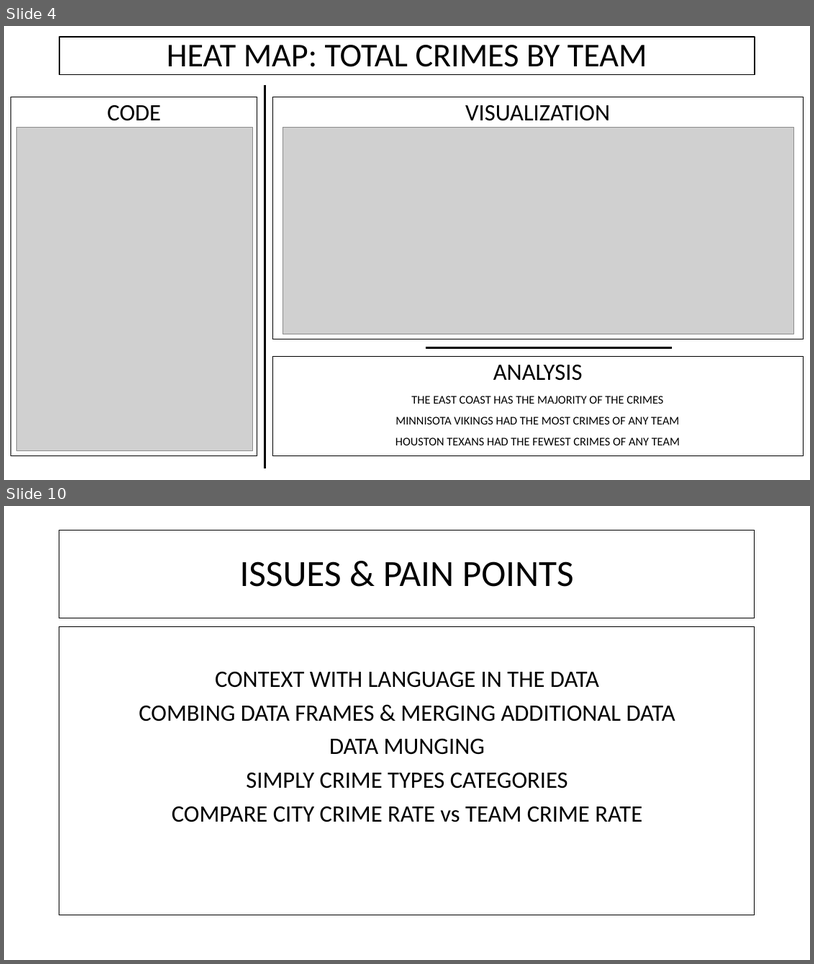
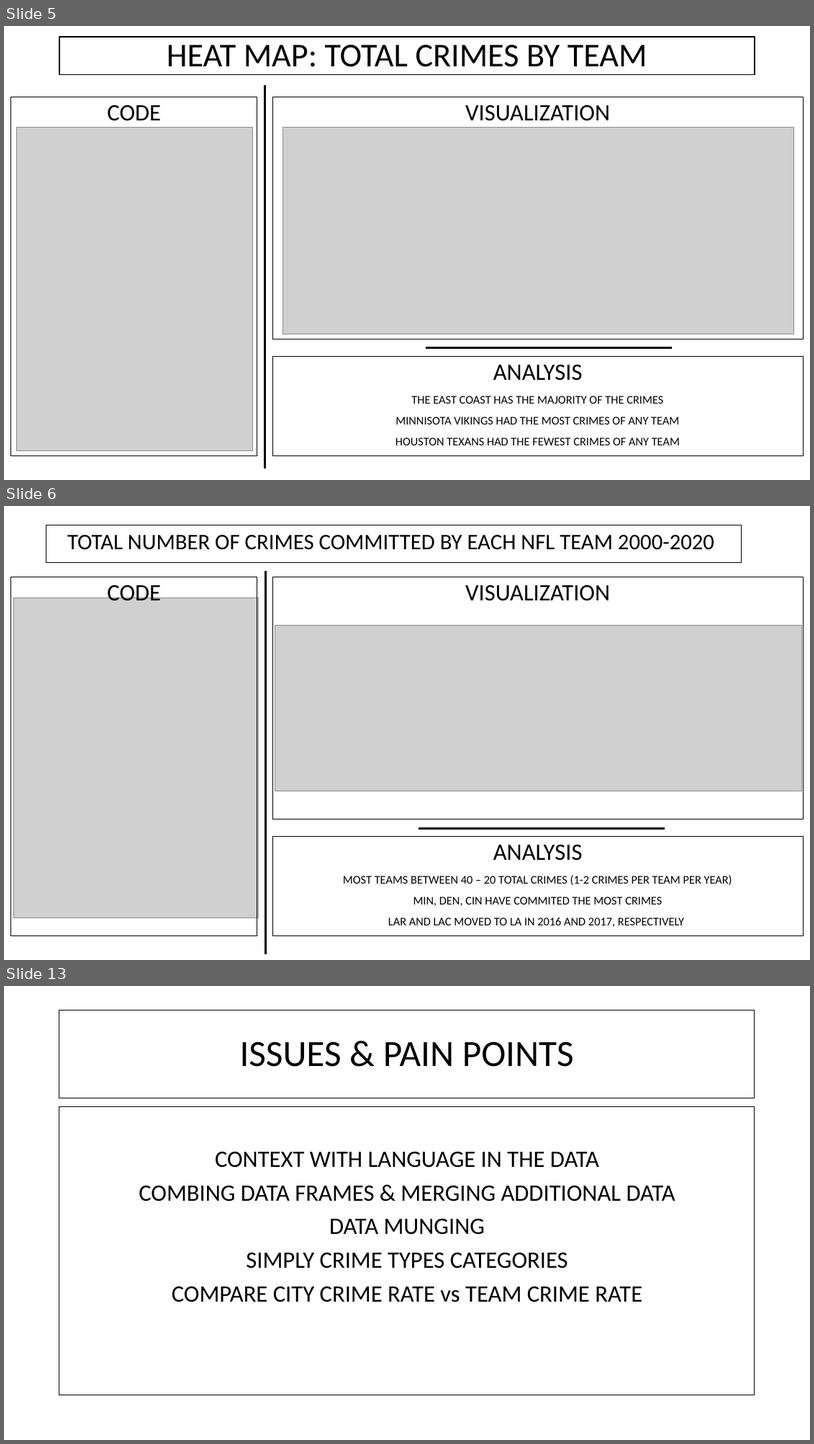
Before and after one commit to alecslaney/project2, a slide deck: CHADS_CODING/CRIME + NFL.pptx. Shown one above the other, each under a label of ours: slides 4 and 10 before the commit, slides 5, 6 and 13 after it; the slides between them are not shown. The pictures are 814x964 and 814x1444 pixels, drawn with LibreOffice and Linux fonts; fonts in the diff are those of the drawing; grey boxes stand for pictures. Boxes give left, top, right and bottom in pixels: in the first picture for what was removed or moved away, otherwise in the second. Text is boxed around its words. In the diff, an @@ line names an element or a change of style, - is before the commit and + after.

```diff
--- a/CHADS_CODING/CRIME + NFL.pptx
+++ b/CHADS_CODING/CRIME + NFL.pptx
@@ slide 6 added at bbox=[4, 506, 810, 960], background #FFFFFF @@
@@ rectangle added at bbox=[46, 525, 742, 563], outline #000000 0.75 pt, 26.4 pt, text #000000 @@
+TOTAL NUMBER OF CRIMES COMMITTED BY EACH NFL TEAM 2000-2020
@@ rectangle added at bbox=[11, 577, 257, 936], outline #000000 0.75 pt, 28 pt, text #000000 @@
+CODE
@@ line added from (266, 572) to (266, 955), #000000 3 pt @@
@@ rectangle added at bbox=[273, 577, 804, 818], outline #000000 0.75 pt, 28 pt, text #000000 @@
+VISUALIZATION
@@ picture added at bbox=[13, 597, 259, 917] @@
@@ picture added at bbox=[275, 626, 802, 790] @@
@@ line added from (665, 829) to (419, 829), #000000 3 pt @@
@@ rectangle added at bbox=[273, 836, 804, 936], outline #000000 0.75 pt, 14 pt, text #000000 @@
+ANALYSIS
+MOST TEAMS BETWEEN 40 – 20 TOTAL CRIMES (1-2 CRIMES PER TEAM PER YEAR)
+MIN, DEN, CIN HAVE COMMITED THE MOST CRIMES
+LAR AND LAC MOVED TO LA IN 2016 AND 2017, RESPECTIVELY
@@ what was slide 4 is now slide 5 @@
@@ what was slide 10 is now slide 13 @@
```
Also in this commit, not shown: 2 slides changed, 8 other slides added, 5 slides removed.
